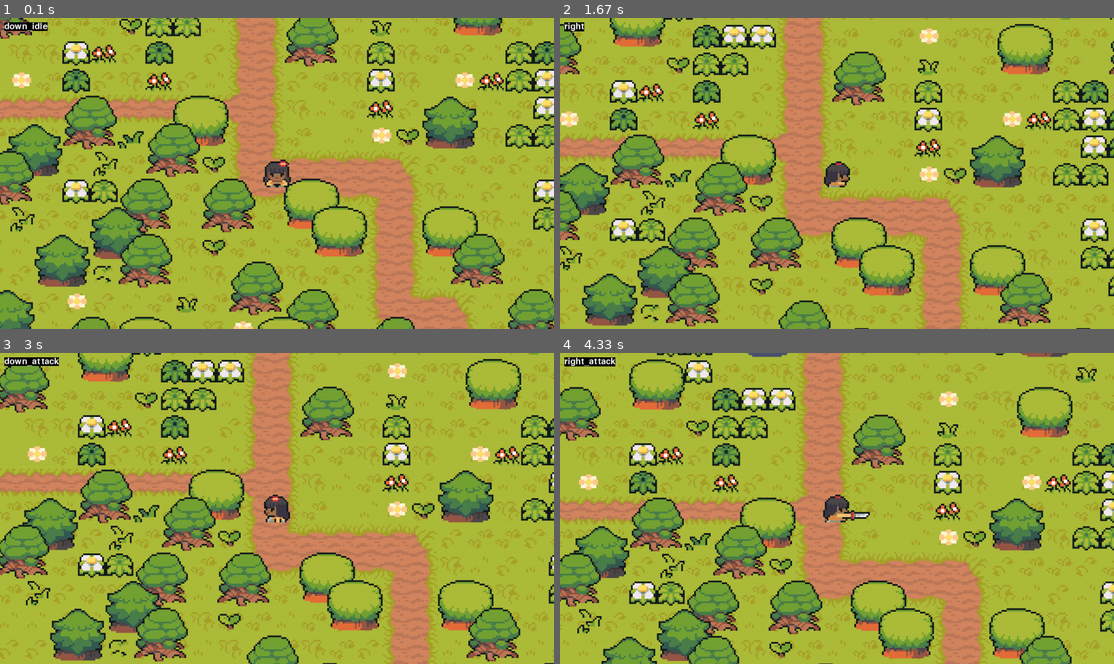
Above: before the commit, frames 1-4 (two rows, left to right).
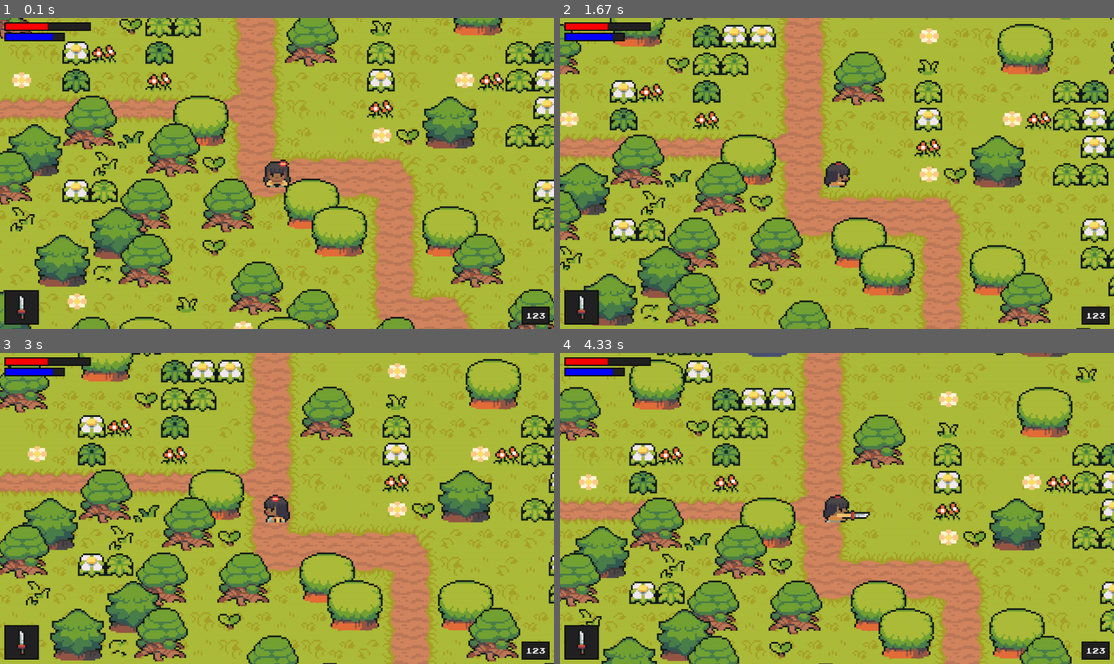
Above: after the commit, the same moments.

Repository: ellenfel/pygame_2d_rpg
Game: pygame game, started from code/main.py
Same seed, same stepped clock (60 frames per second), same inputs: the game is played once before the commit and once after it.
Inputs:
- Up to frame 1 (0.1 s): no input
- Up to frame 2 (1.67 s): tap Space at 0.33 s; hold Right 0.67-1.13 s; hold Up 1.17-1.47 s; hold Right from 1.5 s (still down)
- Up to frame 3 (3 s): release Right at 1.97 s; hold Left 2-2.53 s; tap Space at 2.57, 2.97 s; hold Down from 2.9 s (still down)
- Up to frame 4 (4.33 s): release Down at 3.2 s; hold Left 3.23-3.63 s; tap Space at 3.3, 3.6, 3.73, 4.13 s; tap Ctrl at 3.38 s; hold Up 3.67-4.03 s; hold Right from 4.07 s (still down)

The runs differ from the first frame. In frame 1, 1.6% of the frame differs, in the area x 0-100%, y 1-99%; in frame 2, 1.7%; in frame 3, 1.7%; in frame 4, 1.7%.

Commit message:
added ui

Diff:
--- a/code/level.py
+++ b/code/level.py
@@ -6,6 +6,7 @@
 from support import *
 from random import choice
 from weapon import Weapon
+from ui import UI
 
 class Level:
 	def __init__(self):
@@ -22,6 +23,9 @@
 
 		# sprite setup
 		self.create_map()
+
+		# user interface
+		self.ui = UI()
 
 	def create_map(self):
 		layouts = {
@@ -53,6 +57,7 @@
 		self.player = Player((2000,1430),[self.visible_sprites],self.obstacle_sprites,self.create_attack,self.destroy_attack)
 
 	def create_attack(self):
+
 		self.current_attack = Weapon(self.player,[self.visible_sprites])
 
 	def destroy_attack(self):
@@ -60,17 +65,17 @@
 			self.current_attack.kill()
 		self.current_attack = None
 
-
 	def run(self):
 		# update and draw the game
 		self.visible_sprites.custom_draw(self.player)
 		self.visible_sprites.update()
-		debug(self.player.status)
+		self.ui.display(self.player)
 
+
+import os
 
 class YSortCameraGroup(pygame.sprite.Group):
 	def __init__(self):
-
 		# general setup
 		super().__init__()
 		self.display_surface = pygame.display.get_surface()
@@ -79,7 +84,9 @@
 		self.offset = pygame.math.Vector2()
 
 		# creating the floor
-		self.floor_surf = pygame.image.load('../graphics/tilemap/ground.png').convert()
+		base_path = os.path.dirname(os.path.abspath(__file__))
+		image_path = os.path.join(base_path, '../graphics/tilemap/ground.png')
+		self.floor_surf = pygame.image.load(image_path).convert()
 		self.floor_rect = self.floor_surf.get_rect(topleft = (0,0))
 
 	def custom_draw(self,player):
@@ -96,3 +103,18 @@
 		for sprite in sorted(self.sprites(),key = lambda sprite: sprite.rect.centery):
 			offset_pos = sprite.rect.topleft - self.offset
 			self.display_surface.blit(sprite.image,offset_pos)
+
+	def custom_draw(self,player):
+
+		# getting the offset
+		self.offset.x = player.rect.centerx - self.half_width
+		self.offset.y = player.rect.centery - self.half_height
+
+		# drawing the floor
+		floor_offset_pos = self.floor_rect.topleft - self.offset
+		self.display_surface.blit(self.floor_surf,floor_offset_pos)
+
+		# for sprite in self.sprites():
+		for sprite in sorted(self.sprites(),key = lambda sprite: sprite.rect.centery):
+			offset_pos = sprite.rect.topleft - self.offset
+			self.display_surface.blit(sprite.image,offset_pos)
--- a/code/player.py
+++ b/code/player.py
@@ -1,11 +1,17 @@
 import pygame
 from settings import *
 from support import import_folder
+import os
 
 class Player(pygame.sprite.Sprite):
 	def __init__(self,pos,groups,obstacle_sprites,create_attack,destroy_attack):
 		super().__init__(groups)
-		self.image = pygame.image.load('../graphics/test/player.png').convert_alpha()
+
+		# Get base path for assets
+		base_path = os.path.dirname(os.path.abspath(__file__))
+		player_path = os.path.join(base_path, '../graphics/test/player.png')
+
+		self.image = pygame.image.load(player_path).convert_alpha()
 		self.rect = self.image.get_rect(topleft = pos)
 		self.hitbox = self.rect.inflate(0,-26)
 
@@ -39,13 +45,14 @@
 		self.speed = self.stats['speed']
 
 	def import_player_assets(self):
-		character_path = '../graphics/player/'
+		base_path = os.path.dirname(os.path.abspath(__file__))
+		character_path = os.path.join(base_path, '../graphics/player/')
 		self.animations = {'up': [],'down': [],'left': [],'right': [],
 			'right_idle':[],'left_idle':[],'up_idle':[],'down_idle':[],
 			'right_attack':[],'left_attack':[],'up_attack':[],'down_attack':[]}
 
 		for animation in self.animations.keys():
-			full_path = character_path + animation
+			full_path = os.path.join(character_path, animation)
 			self.animations[animation] = import_folder(full_path)
 
 	def input(self):
--- a/code/settings.py
+++ b/code/settings.py
@@ -1,13 +1,38 @@
+import os
+
 # game setup
 WIDTH    = 1280
 HEIGTH   = 720
 FPS      = 60
 TILESIZE = 64
 
+# Get base path
+BASE_PATH = os.path.dirname(os.path.dirname(os.path.abspath(__file__)))
+
+# ui
+BAR_HEIGHT = 20
+HEALTH_BAR_WIDTH = 200
+ENERGY_BAR_WIDTH = 140
+ITEM_BOX_SIZE = 80
+UI_FONT = os.path.join(BASE_PATH, 'graphics/font/joystix.ttf')
+UI_FONT_SIZE = 18
+
+# general colors
+WATER_COLOR = '#71ddee'
+UI_BG_COLOR = '#222222'
+UI_BORDER_COLOR = '#111111'
+TEXT_COLOR = '#EEEEEE'
+
+# ui colors
+HEALTH_COLOR = 'red'
+ENERGY_COLOR = 'blue'
+UI_BORDER_COLOR_ACTIVE = 'gold'
+
 # weapons
 weapon_data = {
-	'sword': {'cooldown': 100, 'damage': 15,'graphic':'../graphics/weapons/sword/full.png'},
-	'lance': {'cooldown': 400, 'damage': 30,'graphic':'../graphics/weapons/lance/full.png'},
-	'axe': {'cooldown': 300, 'damage': 20, 'graphic':'../graphics/weapons/axe/full.png'},
-	'rapier':{'cooldown': 50, 'damage': 8, 'graphic':'../graphics/weapons/rapier/full.png'},
-	'sai':{'cooldown': 80, 'damage': 10, 'graphic':'../graphics/weapons/sai/full.png'}}
+    'sword': {'cooldown': 100, 'damage': 15,'graphic': os.path.join(BASE_PATH, 'graphics/weapons/sword/full.png')},
+    'lance': {'cooldown': 400, 'damage': 30,'graphic': os.path.join(BASE_PATH, 'graphics/weapons/lance/full.png')},
+    'axe': {'cooldown': 300, 'damage': 20, 'graphic': os.path.join(BASE_PATH, 'graphics/weapons/axe/full.png')},
+    'rapier':{'cooldown': 50, 'damage': 8, 'graphic': os.path.join(BASE_PATH, 'graphics/weapons/rapier/full.png')},
+    'sai':{'cooldown': 80, 'damage': 10, 'graphic': os.path.join(BASE_PATH, 'graphics/weapons/sai/full.png')}
+}
--- a/code/support.py
+++ b/code/support.py
@@ -1,10 +1,14 @@
 from csv import reader
 from os import walk
 import pygame
+import os
 
 def import_csv_layout(path):
     terrain_map = []
-    with open(path) as level_map:
+    base_path = os.path.dirname(os.path.abspath(__file__))
+    full_path = os.path.join(base_path, path)
+
+    with open(full_path) as level_map:
         layout = reader(level_map, delimiter=',')
         for row in layout:
             terrain_map.append(list(row))
@@ -12,13 +16,15 @@
 
 def import_folder(path):
     surface_list = []
+    base_path = os.path.dirname(os.path.abspath(__file__))
+    full_path = os.path.join(base_path, path)
 
-    for _, __, img_files in walk(path):
+    for _, __, img_files in walk(full_path):
         print(f"Found files: {img_files}")
         for image in img_files:
-            full_path = path + '/' + image
-            image_surf = pygame.image.load(full_path).convert_alpha()
+            image_path = os.path.join(full_path, image)
+            image_surf = pygame.image.load(image_path).convert_alpha()
             surface_list.append(image_surf)
 
-    print(f"Loaded {len(surface_list)} images from {path}")
+    print(f"Loaded {len(surface_list)} images from {full_path}")
     return surface_list
--- a/code/weapon.py
+++ b/code/weapon.py
@@ -1,20 +1,24 @@
 import pygame
+import os
 
 class Weapon(pygame.sprite.Sprite):
-	def __init__(self,player,groups):
-		super().__init__(groups)
-		direction = player.status.split('_')[0]
+    def __init__(self,player,groups):
+        super().__init__(groups)
+        direction = player.status.split('_')[0]
 
-		# graphic
-		full_path = f'../graphics/weapons/{player.weapon}/{direction}.png'
-		self.image = pygame.image.load(full_path).convert_alpha()
+        # Get base path for assets
+        base_path = os.path.dirname(os.path.abspath(__file__))
 
-		# placement
-		if direction == 'right':
-			self.rect = self.image.get_rect(midleft = player.rect.midright + pygame.math.Vector2(0,16))
-		elif direction == 'left':
-			self.rect = self.image.get_rect(midright = player.rect.midleft + pygame.math.Vector2(0,16))
-		elif direction == 'down':
-			self.rect = self.image.get_rect(midtop = player.rect.midbottom + pygame.math.Vector2(-10,0))
-		else:
-			self.rect = self.image.get_rect(midbottom = player.rect.midtop + pygame.math.Vector2(-10,0))
+        # graphic
+        weapon_path = os.path.join(base_path, f'../graphics/weapons/{player.weapon}/{direction}.png')
+        self.image = pygame.image.load(weapon_path).convert_alpha()
+
+        # placement
+        if direction == 'right':
+            self.rect = self.image.get_rect(midleft = player.rect.midright + pygame.math.Vector2(0,16))
+        elif direction == 'left':
+            self.rect = self.image.get_rect(midright = player.rect.midleft + pygame.math.Vector2(0,16))
+        elif direction == 'down':
+            self.rect = self.image.get_rect(midtop = player.rect.midbottom + pygame.math.Vector2(-10,0))
+        else:
+            self.rect = self.image.get_rect(midbottom = player.rect.midtop + pygame.math.Vector2(-10,0))
